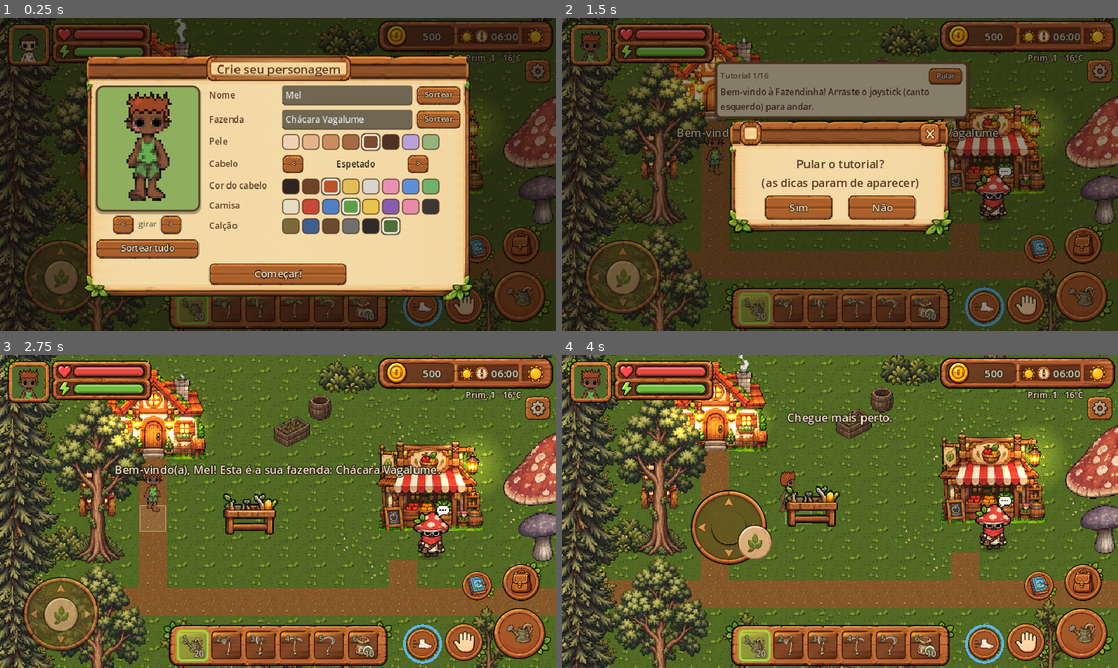
Above: before the commit, frames 1-4 (two rows, left to right).
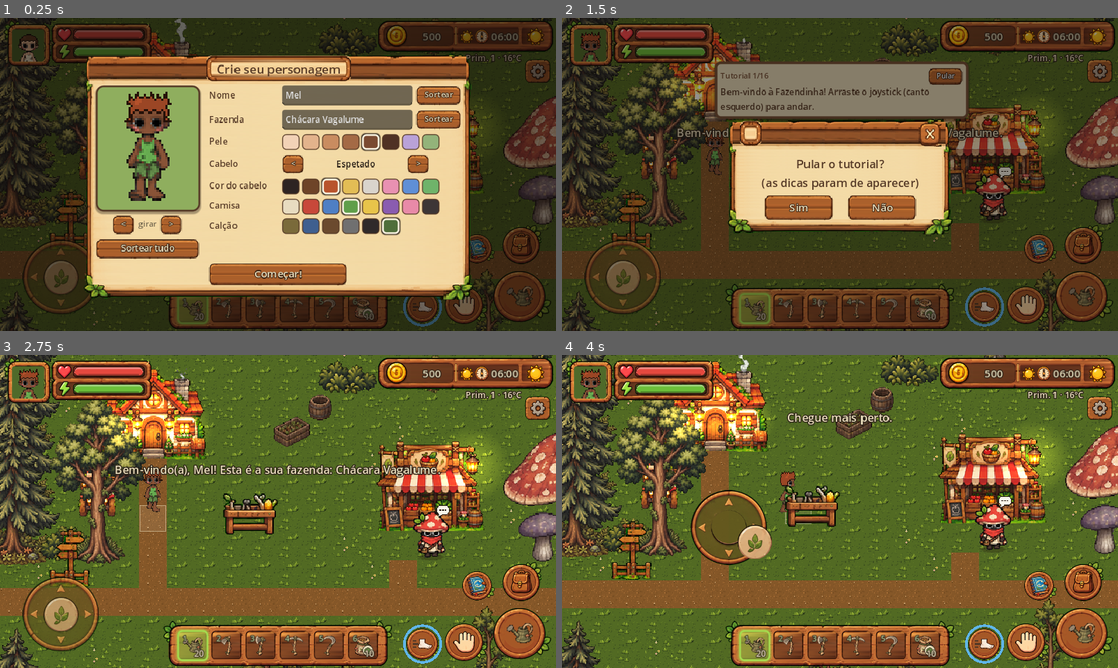
Above: after the commit, the same moments.

Repository: kyoubuerickfreitas-ux/fazendinha-fantastica
Game: Godot game, scene res://scenes/main.tscn
Two runs of this game, one before a commit and one after it. Both use one fixed random seed, a clock stepped at 60 frames per second and the inputs below.
Inputs (mouse positions are in pixels of both pictures, inside the frame that each line leads up to):
- Up to frame 1 (0.25 s): no input
- Up to frame 2 (1.5 s): click "Começar!" at 0.5 s; click "Pular" at 1.25 s
- Up to frame 3 (2.75 s): click "Sim" at 2 s
- Up to frame 4 (4 s): move the mouse to (962, 495) at 2.77 s; hold D (move_right) 2.78-3.5 s; hold E (interact) 2.78-3.5 s; click (962, 495) at 2.92 s; drag from (728, 527) to (812, 574) at 3.52 s

The runs differ from the first frame. In frame 1, 2.2% of the frame differs, in the area x 0-34%, y 33-100%; in frame 2, 4.2%; in frame 3, 6.1%; in frame 4, 7.9%, in the area x 0-36%, y 31-100%.

Commit message:
Placa da cidade no fim da estrada oeste da fazenda
Também tira as árvores logo abaixo da estrada, cuja copa cobria o caminho
(a limpeza rodava antes das árvores serem criadas).

Co-Authored-By: Claude Opus 5.5 <noreply@anthropic.com>
Claude-Session: https://claude.ai/code/session_01K8smMkd41S9KsmfWVPtWCG

Diff:
--- a/scripts/world/farm_world.gd
+++ b/scripts/world/farm_world.gd
@@ -154,13 +154,13 @@
 			f.refresh()
 
 	_move_old_workbench()
-	_clear_city_road()
 
 	if saved.has("props"):
 		for p in saved["props"]:
 			_spawn_prop(str(p[0]), Vector2i(int(p[1]), int(p[2])), int(p[3]), int(p[4]) if p.size() > 4 else 0)
 	else:
 		_generate_props(rng)
+	_clear_city_road()
 
 	var has_grass := false
 	for c in props:
@@ -206,7 +206,7 @@
 ## Tira o que estiver em cima do trecho novo da estrada (saves antigos) e as árvores grandes que
 ## cobririam quem chega da cidade.
 func _clear_city_road() -> void:
-	for y in range(8, 14):
+	for y in range(11, 18):         # árvores logo abaixo da estrada têm a copa sobre ela
 		for x in range(0, 7):
 			var c := Vector2i(x, y)
 			if props.has(c) and (y >= 11 and x < 3 or (props[c].kind in TALL and props[c].kind != "pine")):
@@ -317,6 +317,24 @@
 	fungo = npc
 	entities.add_child(npc)
 	blocked[npc_cell] = true
+
+	# placa no fim da estrada oeste: o caminho para a cidade (arte da cidade: tools/import_city.py)
+	var sign_body := StaticBody2D.new()
+	sign_body.position = Vector2(2.5 * TILE, 12 * TILE - 2)
+	var sgs := Sprite2D.new()
+	sgs.texture = load("res://assets/sprites/city/signpost.png")
+	sgs.position = Vector2(0, -sgs.texture.get_height() / 2.0)
+	sign_body.add_child(sgs)
+	_add_rect_collision(sign_body, Vector2(40, 10), Vector2(0, -5))
+	entities.add_child(sign_body)
+	for x in range(1, 4):
+		blocked[Vector2i(x, 11)] = true
+	var sign_it := Interactable.new()
+	sign_it.label = "Placa"
+	sign_it.reach = 30.0
+	sign_it.position = sign_body.position + Vector2(0, 6)
+	sign_it.interacted.connect(func(_w): Game.toast.emit("← Cidade\nSiga a estrada até o fim."))
+	entities.add_child(sign_it)
 
 	player_start = Vector2(5 * TILE + TILE / 2, 9 * TILE + 8)
 	# os moradores agora trabalham nas lojas da cidade (ShopWorld)
